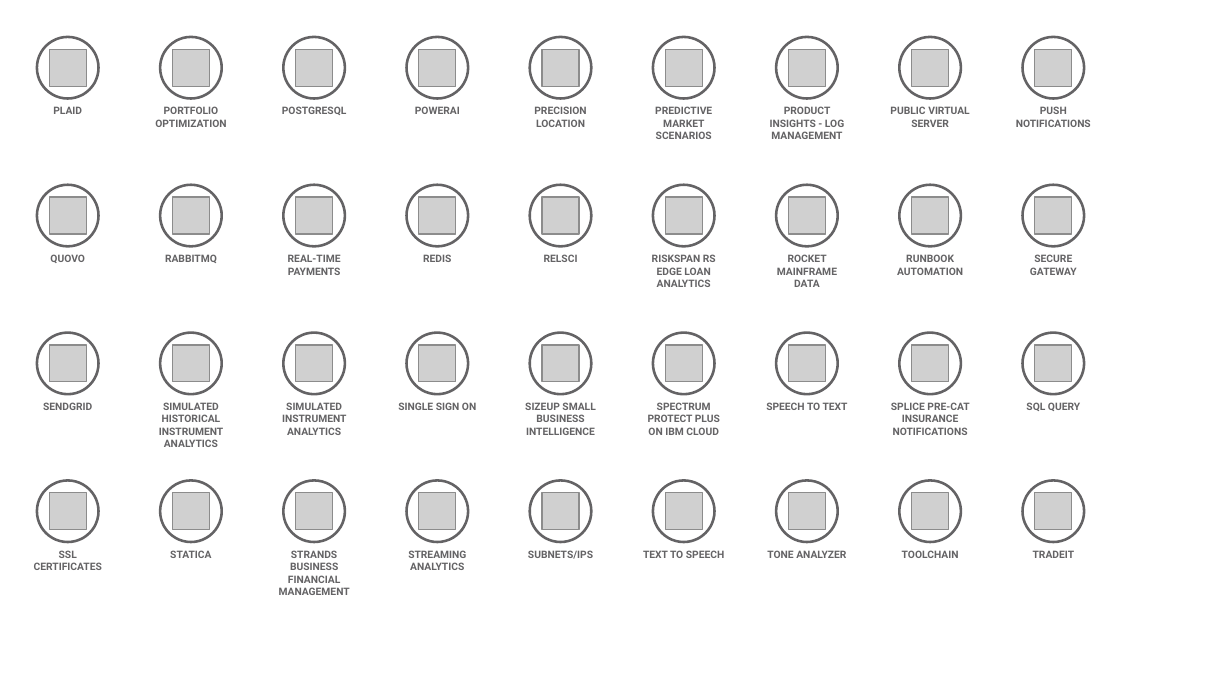
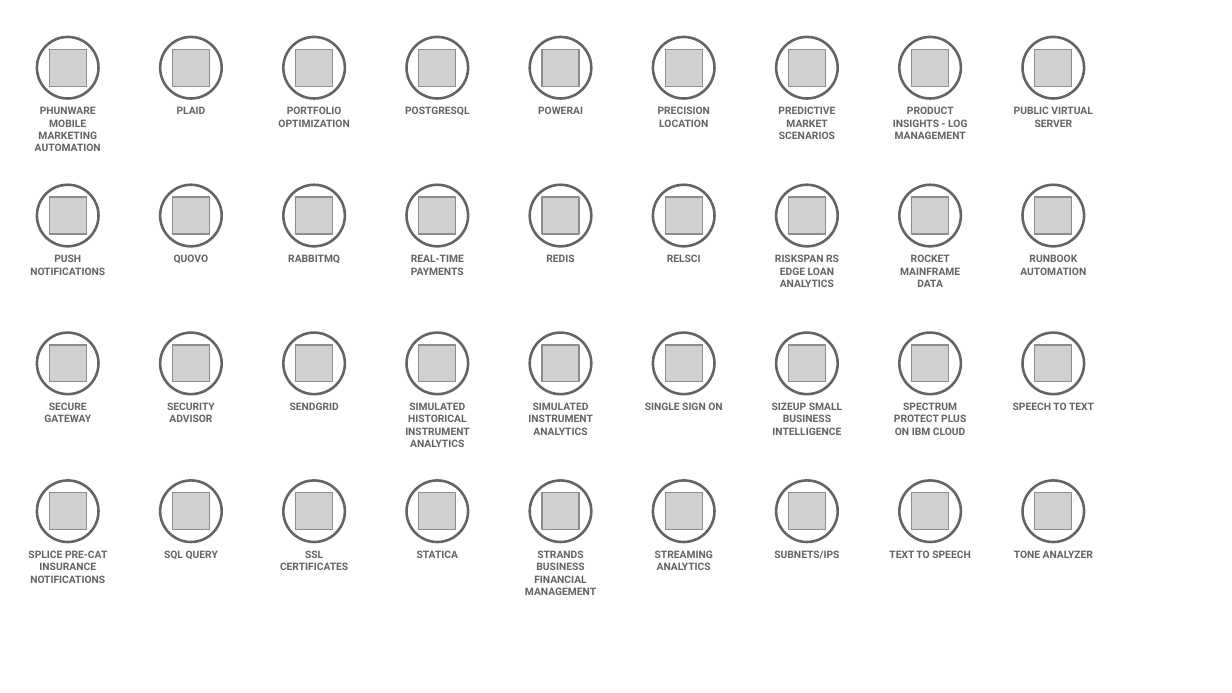
Before and after one commit to l2fprod/myarchitecture, a slide deck: slide 7 of mycatalog-architecture-diagram-template.pptx. Drawn at 1232x693 pixels with LibreOffice and Linux fonts; fonts in the diff are those of the drawing; grey boxes stand for pictures. Boxes give left, top, right and bottom in pixels: in the first picture for what was removed or moved away, otherwise in the second. Text is boxed around its words. In the diff, an @@ line names an element or a change of style, - is before the commit and + after.

```diff
--- a/mycatalog-architecture-diagram-template.pptx
+++ b/mycatalog-architecture-diagram-template.pptx
@@ text added at [35,106,101,151], 6 pt, text #646365, bold @@
+PHUNWARE MOBILE MARKETING AUTOMATION
@@ text "PUSH NOTIFICATIONS": place and size @@
-text "PUSH NOTIFICATIONS" at [1016,106,1091,127]
+text "PUSH NOTIFICATIONS" at [30,254,105,275]
@@ 16 texts: place and size @@
-16 texts at [50,106,970,287]
+16 texts at [174,106,1093,287]
@@ text removed at [1030,254,1077,275] @@
-SECURE GATEWAY
@@ text at [44,402,91,422]: text changed @@
-SENDGRID
+SECURE GATEWAY
@@ text at [167,402,215,422]: text changed @@
-SIMULATED HISTORICAL INSTRUMENT ANALYTICS
+SECURITY ADVISOR
@@ text at [290,402,339,410]: text changed @@
-SIMULATED INSTRUMENT ANALYTICS
+SENDGRID
@@ text at [405,402,469,447]: text changed @@
-SINGLE SIGN ON
+SIMULATED HISTORICAL INSTRUMENT ANALYTICS
@@ text at [528,402,592,435]: text changed @@
-SIZEUP SMALL BUSINESS INTELLIGENCE
+SIMULATED INSTRUMENT ANALYTICS
@@ text at [645,402,722,410]: text changed @@
-SPECTRUM PROTECT PLUS ON IBM CLOUD
+SINGLE SIGN ON
@@ text at [772,402,842,435]: text changed @@
-SPEECH TO TEXT
+SIZEUP SMALL BUSINESS INTELLIGENCE
@@ text at [894,402,966,435]: text changed @@
-SPLICE PRE-CAT INSURANCE NOTIFICATIONS
+SPECTRUM PROTECT PLUS ON IBM CLOUD
@@ text at [1013,402,1094,410]: text changed @@
-SQL QUERY
+SPEECH TO TEXT
@@ text at [28,550,107,583]: text changed @@
-SSL CERTIFICATES
+SPLICE PRE-CAT INSURANCE NOTIFICATIONS
@@ text at [164,550,218,559]: text changed @@
-STATICA
+SQL QUERY
@@ text at [280,550,348,570]: text changed @@
-STRANDS BUSINESS FINANCIAL MANAGEMENT
+SSL CERTIFICATES
@@ text at [417,550,458,558]: text changed @@
-STREAMING ANALYTICS
+STATICA
@@ text at [525,550,596,595]: text changed @@
-SUBNETS/IPS
+STRANDS BUSINESS FINANCIAL MANAGEMENT
@@ text at [655,550,713,570]: text changed @@
-TEXT TO SPEECH
+STREAMING ANALYTICS
@@ text at [774,550,839,559]: text changed @@
-TONE ANALYZER
+SUBNETS/IPS
@@ text at [889,550,971,558]: text changed @@
-TOOLCHAIN
+TEXT TO SPEECH
@@ text at [1014,550,1093,558]: text changed @@
-TRADEIT
+TONE ANALYZER
```
Also in this commit, not shown: 16 other slides changed, 1 slide added, 1 slide removed.
